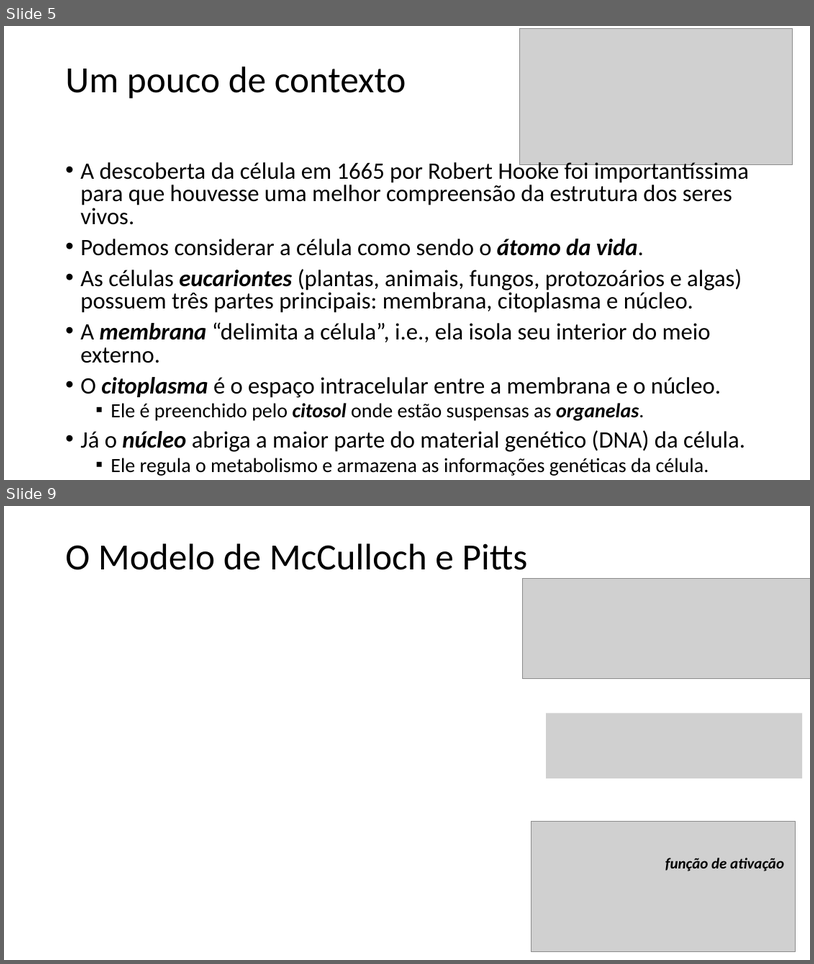
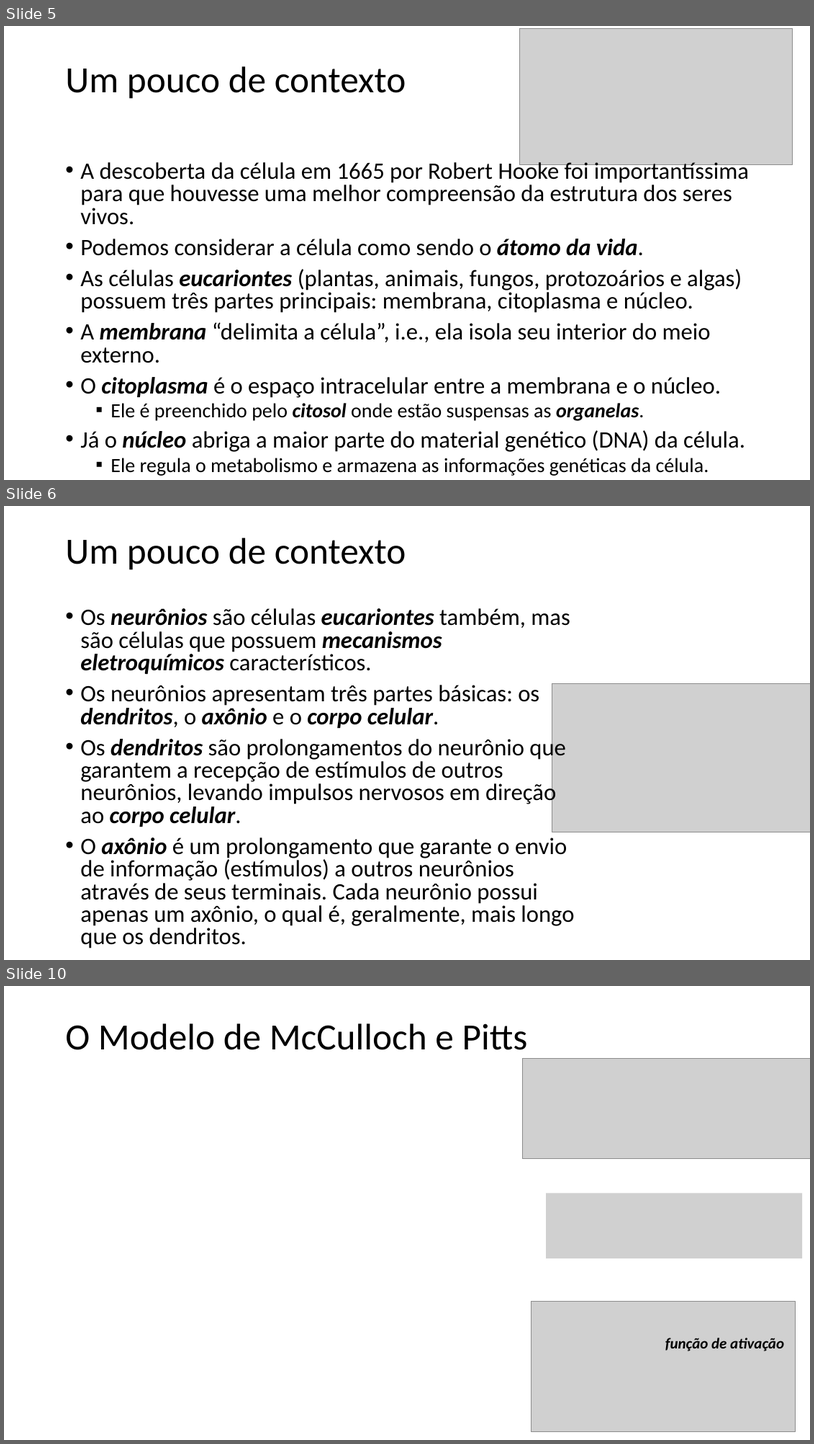
Before and after one commit to zz4fap/t320_aprendizado_de_maquina, a slide deck: slides/T320_Redes_Neurais_Artificiais (Parte I).pptx. Shown one above the other, each under a label of ours: slides 5 and 9 before the commit, slides 5, 6 and 10 after it; the slides between them are not shown. The pictures are 814x964 and 814x1444 pixels, drawn with LibreOffice and Linux fonts; fonts in the diff are those of the drawing; grey boxes stand for pictures. Boxes give left, top, right and bottom in pixels: in the first picture for what was removed or moved away, otherwise in the second. Text is boxed around its words. In the diff, an @@ line names an element or a change of style, - is before the commit and + after.

```diff
--- a/slides/T320_Redes_Neurais_Artificiais (Parte I).pptx
+++ b/slides/T320_Redes_Neurais_Artificiais (Parte I).pptx
@@ slide 6 added at [4, 506, 810, 960], background #FFFFFF @@
@@ title added at [65, 538, 406, 570], 44 pt, text #000000 @@
+Um pouco de contexto
@@ text added at [80, 608, 574, 948], 28 pt, text #000000 @@
+• Os neurônios são células eucariontes também, mas são células que possuem mecanismos eletroquímicos característicos.
+• Os neurônios apresentam três partes básicas: os dendritos, o axônio e o corpo celular.
+• Os dendritos são prolongamentos do neurônio que garantem a recepção de estímulos de outros neurônios, levando impulsos nervosos em direção ao corpo celular.
+• O axônio é um prolongamento que garante o envio de informação (estímulos) a outros neurônios através de seus terminais. Cada neurônio possui apenas um axônio, o qual é, geralmente, mais longo que os dendritos.
@@ picture added at [552, 684, 810, 832] @@
@@ what was slide 9 is now slide 10 @@
```
Also in this commit, not shown: 4 slides changed, 3 other files.
